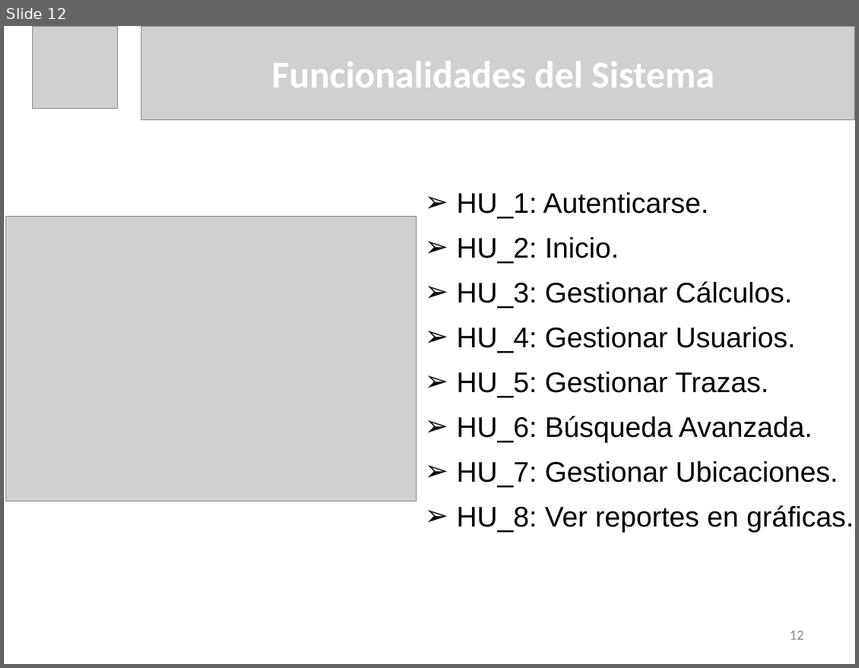
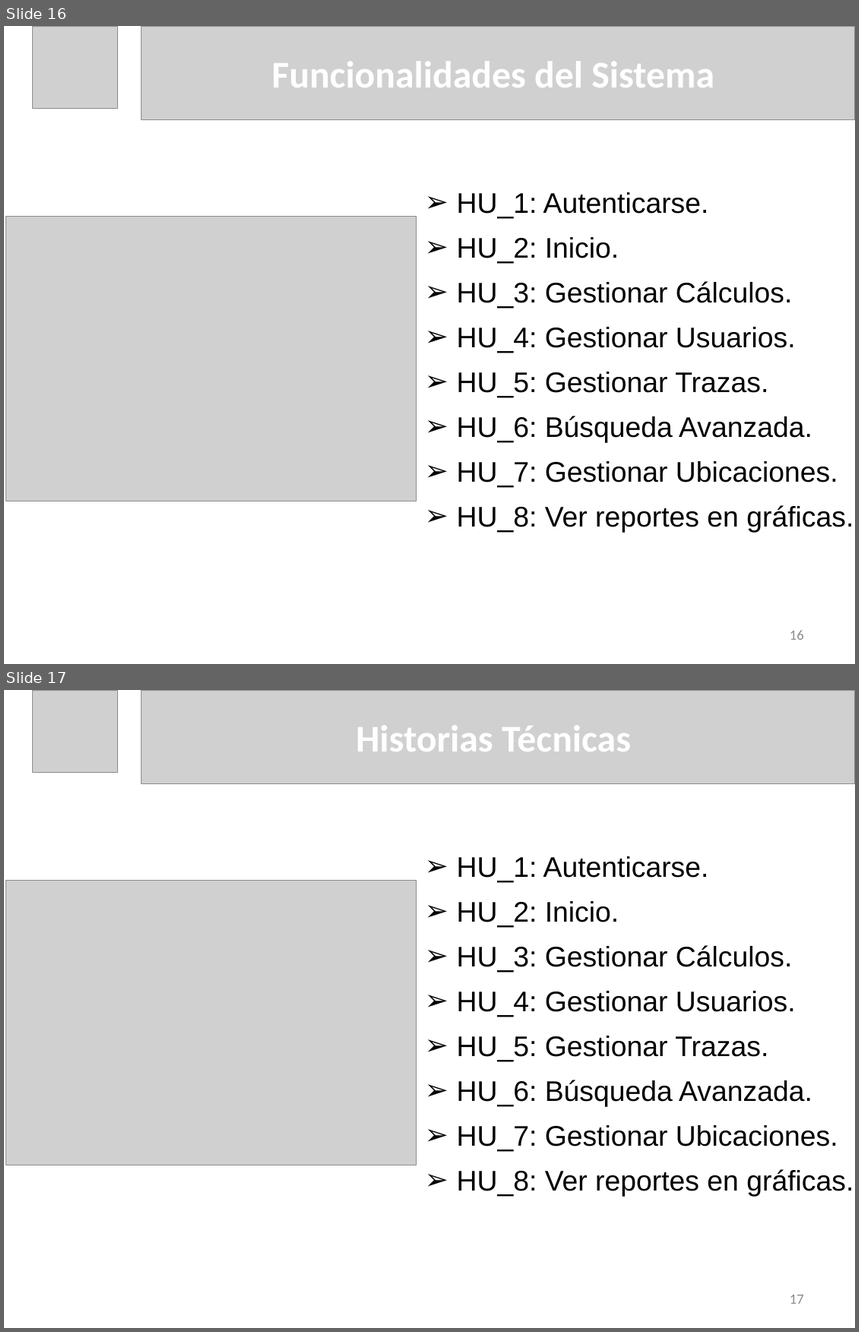
Before and after one commit to dariel-cabrera/MoreCoasts, a slide deck: DOC/Presentacion de Tesis Dariel Cabrera Lopez.pptx. Shown one above the other, each under a label of ours: slide 12 before the commit, slides 16 and 17 after it. The pictures are 859x668 and 859x1332 pixels, drawn with LibreOffice and Linux fonts; fonts in the diff are those of the drawing; grey boxes stand for pictures. Boxes give left, top, right and bottom in pixels: in the first picture for what was removed or moved away, otherwise in the second. Text is boxed around its words. In the diff, an @@ line names an element or a change of style, - is before the commit and + after.

```diff
--- a/DOC/Presentacion de Tesis Dariel Cabrera Lopez.pptx
+++ b/DOC/Presentacion de Tesis Dariel Cabrera Lopez.pptx
@@ slide 17 added at <box>4,690,855,1328</box>, background #FFFFFF @@
@@ picture added at <box>32,690,118,773</box> @@
@@ picture added at <box>141,690,855,784</box> @@
@@ title added at <box>356,725,631,752</box>, 32 pt, text #FFFFFF, bold @@
+Historias Técnicas
@@ text added at <box>457,856,854,1196</box>, 24 pt, text #000000 @@
+➢ HU_1: Autenticarse.
+➢ HU_2: Inicio.
+➢ HU_3: Gestionar Cálculos.
+➢ HU_4: Gestionar Usuarios.
+➢ HU_5: Gestionar Trazas.
+➢ HU_6: Búsqueda Avanzada.
+➢ HU_7: Gestionar Ubicaciones.
+➢ HU_8: Ver reportes en gráficas.
@@ picture added at <box>6,881,416,1166</box> @@
@@ page number added at <box>790,1295,804,1304</box>, 12 pt, text #8C8C8C @@
+17
@@ what was slide 12 is now slide 16 @@
@@ page number at <box>790,630,804,640</box>: text changed @@
-12
+16
```
Also in this commit, not shown: 4 slides changed, 9 other slides added, 4 other files.
